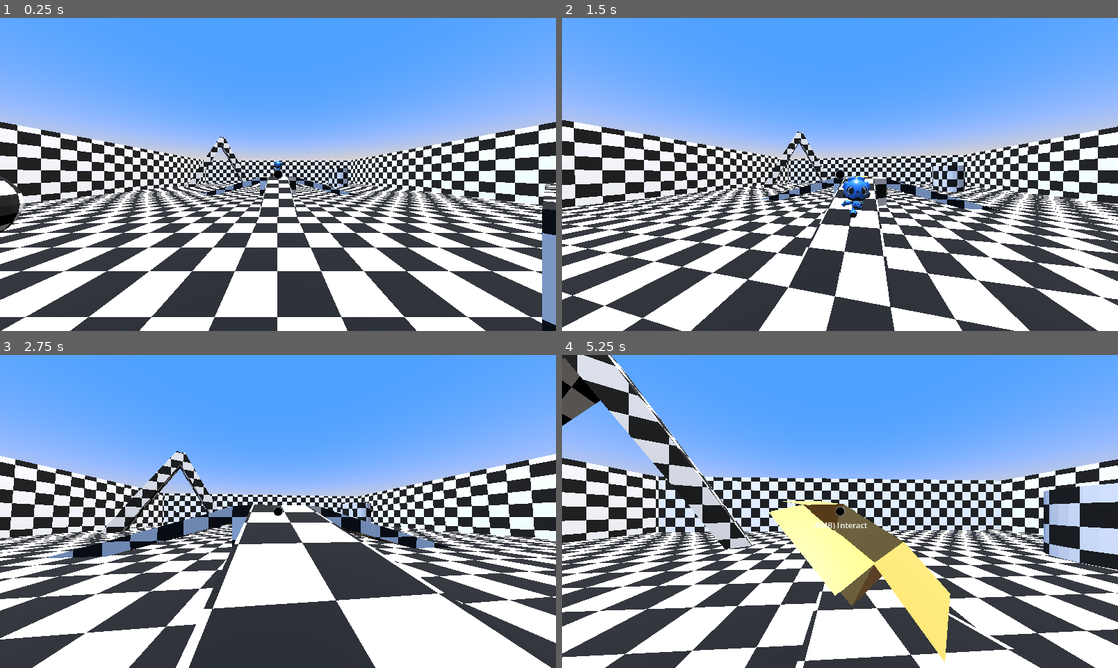
Above: before the commit, frames 1-4 (two rows, left to right).
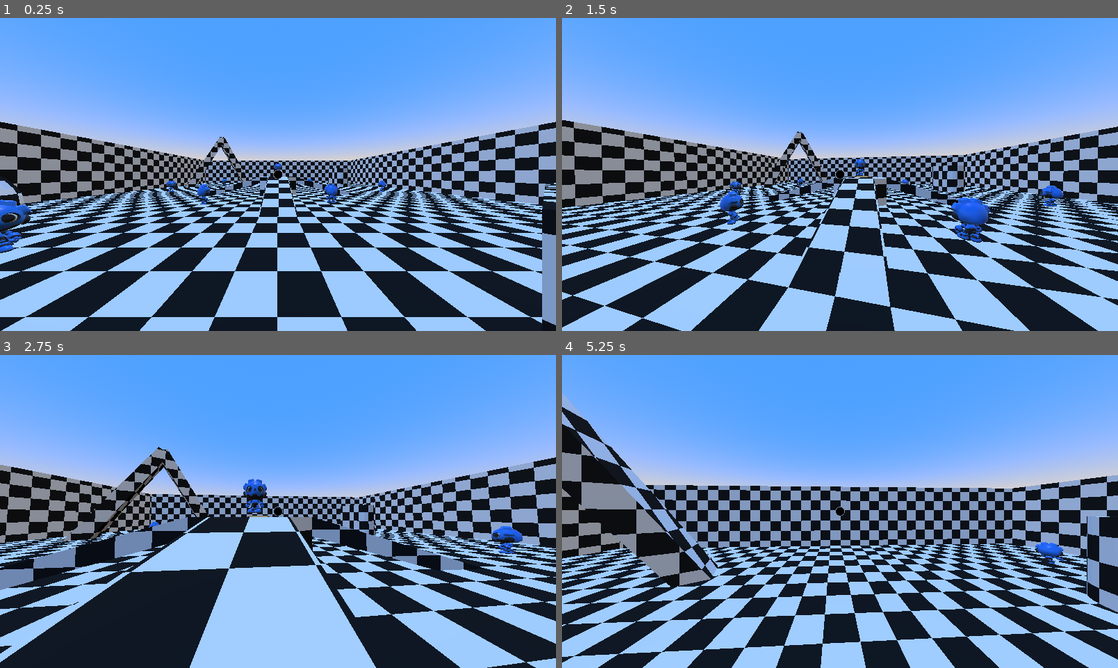
Above: after the commit, the same moments.

Repository: apet2929/brackeys-jam-16
Game: Godot game, scene res://scenes/pathing_test.tscn
The game is run twice, just before and just after one commit, with the same random seed, the same clock (stepped at 60 frames per second) and the same inputs. This scene is started directly instead of the project's main scene.
Inputs (mouse positions are in pixels of both pictures, inside the frame that each line leads up to):
- Up to frame 1 (0.25 s): no input
- Up to frame 2 (1.5 s): tap Enter (ui_accept) at 0.5 s; move the mouse to (867, 174) at 0.52 s; hold Ctrl (crouch) 0.53-1.28 s; hold W (forward) from 0.53 s (still down); click (867, 174) at 0.67 s; tap Space (jump) at 0.77 s; move the mouse to (812, 174) at 1.27 s; right-click (812, 174) at 1.35 s
- Up to frame 3 (2.75 s): keep holding W (forward); tap Space (jump) at 1.52 s; move the mouse to (289, 505) at 2.02 s; hold Ctrl (crouch) from 2.03 s (still down)
- Up to frame 4 (5.25 s): keep holding W (forward); move the mouse to (834, 517) at 2.77 s; release Ctrl (crouch) at 2.78 s; right-click (834, 517) at 2.85 s; click (834, 517) at 2.92 s; tap Space (jump) at 3.02, 3.77, 4.52 s; move the mouse to (878, 514) at 3.52 s; hold Ctrl (crouch) 3.53-4.28 s; move the mouse to (795, 508) at 4.27 s; right-click (795, 508) at 4.35 s; move the mouse to (845, 511) at 5.02 s; hold Ctrl (crouch) from 5.03 s (still down); click (845, 511) at 5.17 s

The runs differ from the first frame. In frame 1, 51% of the frame differs, in the area x 0-100%, y 34-100%; in frame 2, 51%; in frame 3, 57%; in frame 4, 62%, in the area x 0-100%, y 0-100%.

Commit message:
NPC navigation to randomized paths with avoidance

Diff:
--- a/scenes/npc.tscn
+++ b/scenes/npc.tscn
@@ -6,7 +6,7 @@
 
 [sub_resource type="CapsuleShape3D" id="CapsuleShape3D_5y2tm"]
 radius = 0.5595703
-height = 1.6956482
+height = 1.7
 
 [sub_resource type="CapsuleShape3D" id="CapsuleShape3D_ydmyw"]
 radius = 0.61035156
@@ -23,6 +23,9 @@
 transform = Transform3D(-1, 0, -8.742278e-08, 0, 1, 0, 8.742278e-08, 0, -1, 0, -0.014291406, 0)
 
 [node name="NavigationAgent3D" type="NavigationAgent3D" parent="." unique_id=201853479]
+avoidance_enabled = true
+height = 1.7
+radius = 0.7
 
 [node name="Area3D" type="Area3D" parent="." unique_id=620865454]
 script = ExtResource("3_rv78h")
--- a/scenes/pathing_test.tscn
+++ b/scenes/pathing_test.tscn
@@ -21,15 +21,6 @@
 auto_exposure_scale = 18.24
 auto_exposure_speed = 15.27
 dof_blur_far_distance = 0.83
-
-[sub_resource type="StandardMaterial3D" id="StandardMaterial3D_3g4x6"]
-albedo_color = Color(0.49639726, 0.29867688, 0.26607123, 1)
-
-[sub_resource type="PlaneMesh" id="PlaneMesh_eyqwb"]
-material = SubResource("StandardMaterial3D_3g4x6")
-size = Vector2(1000, 1000)
-
-[sub_resource type="WorldBoundaryShape3D" id="WorldBoundaryShape3D_ub0t1"]
 
 [sub_resource type="NavigationMesh" id="NavigationMesh_810np"]
 vertices = PackedVector3Array(-20.5809, 3.5729465, -20.6924, -20.3309, 3.5729465, -20.1924, 20.1691, 3.5729465, -20.442 …(4488 unchanged characters)…
@@ -62,17 +53,8 @@
 
 [node name="OmniLight3D" type="OmniLight3D" parent="." unique_id=744557737]
 transform = Transform3D(1, 0, 0, 0, 1, 0, 0, 0, 1, 0, 61.34642, -3.6503634)
-light_energy = 100.0
+light_energy = 10.0
 omni_range = 4096.0
-
-[node name="Floor" type="StaticBody3D" parent="." unique_id=709157909]
-transform = Transform3D(1, 0, 0, 0, 1, 0, 0, 0, 1, 0, -2.9540238, 0)
-
-[node name="Floor" type="MeshInstance3D" parent="Floor" unique_id=2112700789]
-mesh = SubResource("PlaneMesh_eyqwb")
-
-[node name="CollisionShape3D" type="CollisionShape3D" parent="Floor" unique_id=1811273550]
-shape = SubResource("WorldBoundaryShape3D_ub0t1")
 
 [node name="NavigationRegion3D" type="NavigationRegion3D" parent="." unique_id=1611168977]
 navigation_mesh = SubResource("NavigationMesh_810np")
@@ -81,4 +63,59 @@
 transform = Transform3D(1, 0, 0, 0, 1, 0, 0, 0, 1, 0, -2.7025537, 0)
 
 [node name="npc" parent="." unique_id=2075161850 instance=ExtResource("4_a0phv")]
+transform = Transform3D(-1, 0, -8.742278e-08, 0, 1, 0, 8.742278e-08, 0, -1, 0, -0.5584538, 0)
 speed = 5
+nav_group_name = "nav_group_1"
+
+[node name="npc2" parent="." unique_id=917795992 instance=ExtResource("4_a0phv")]
+transform = Transform3D(-0.63916266, 0, -0.76907164, 0, 1, 0, 0.76907164, 0, -0.63916266, -13.056808, -2.5638976, 0)
+speed = 5
+nav_group_name = "nav_group_1"
+
+[node name="npc3" parent="." unique_id=395369435 instance=ExtResource("4_a0phv")]
+transform = Transform3D(-0.9353352, 0, 0.35376275, 0, 1, 0, -0.35376275, 0, -0.9353352, -9.591292, -2.5638976, -7.5988407)
+speed = 5
+nav_group_name = "nav_group_1"
+
+[node name="npc4" parent="." unique_id=572469394 instance=ExtResource("4_a0phv")]
+transform = Transform3D(0.863735, 0, 0.5039462, 0, 1, 0, -0.5039462, 0, 0.863735, 12.760259, -2.5638976, 0)
+speed = 5
+nav_group_name = "nav_group_1"
+
+[node name="npc5" parent="." unique_id=1343074941 instance=ExtResource("4_a0phv")]
+transform = Transform3D(0.8558364, 0, -0.51724666, 0, 1, 0, 0.51724666, 0, 0.8558364, -5.3361063, -2.5638976, 6.660204)
+speed = 5
+nav_group_name = "nav_group_1"
+
+[node name="npc6" parent="." unique_id=1073429798 instance=ExtResource("4_a0phv")]
+transform = Transform3D(0.999576, 0, -0.029119164, 0, 1, 0, 0.029119164, 0, 0.999576, 3.9465466, -2.5638976, 6.3275394)
+speed = 5
+nav_group_name = "nav_group_1"
+
+[node name="npc7" parent="." unique_id=13839272 instance=ExtResource("4_a0phv")]
+transform = Transform3D(-0.9758243, 0, -0.2185565, 0, 1, 0, 0.2185565, 0, -0.9758243, 5.6871934, -2.5638967, -7.914255)
+speed = 5
+nav_group_name = "nav_group_1"
+
+[node name="npc8" parent="." unique_id=821483034 instance=ExtResource("4_a0phv")]
+transform = Transform3D(-0.83088654, 0, -0.5564419, 0, 1, 0, 0.5564419, 0, -0.83088654, -2.9630713, -2.5638976, -11.398418)
+speed = 5
+nav_group_name = "nav_group_1"
+
+[node name="npc9" parent="." unique_id=171674775 instance=ExtResource("4_a0phv")]
+transform = Transform3D(-0.46567938, 0, -0.8849535, 0, 1, 0, 0.8849535, 0, -0.46567938, -7.656568, -2.5638957, 12.559067)
+speed = 5
+nav_group_name = "nav_group_1"
+
+[node name="navigation_markers" type="Node3D" parent="." unique_id=1089483828]
+
+[node name="Marker3D" type="Marker3D" parent="navigation_markers" unique_id=1542613491 groups=["nav_group_1"]]
+
+[node name="Marker3D2" type="Marker3D" parent="navigation_markers" unique_id=341060857 groups=["nav_group_1"]]
+transform = Transform3D(1, 0, 0, 0, 1, 0, 0, 0, 1, 11.537161, -1.9755905, 14.160326)
+
+[node name="Marker3D3" type="Marker3D" parent="navigation_markers" unique_id=1064947708 groups=["nav_group_1"]]
+transform = Transform3D(1, 0, 0, 0, 1, 0, 0, 0, 1, -14.307862, -2.0592697, -14.439914)
+
+[node name="Marker3D4" type="Marker3D" parent="navigation_markers" unique_id=646811397 groups=["nav_group_1"]]
+transform = Transform3D(1, 0, 0, 0, 1, 0, 0, 0, 1, 16.337206, -1.9884126, -15.531053)
--- a/scripts/npc_movement.gd
+++ b/scripts/npc_movement.gd
@@ -2,34 +2,79 @@
 
 @export var acceleration = 10
 @export var speed = 2
+@export var nav_group_name: String
 
 @onready var nav_agent = $NavigationAgent3D
 @onready var player = %Player
 @onready var skin = $GobotSkin2
 
-var done = false
 var colliding_player = null
+# State list:
+# 0 = idle
+# 1 = moving
+# 2 = victory pose
+var state = 0
+
+var positions: Array
+var current_position: Marker3D
 
 func _ready():
 	skin.set_move_speed(speed)
-	skin.idle()
+	nav_agent.avoidance_enabled = true
+	nav_agent.velocity_computed.connect(_on_velocity_computed)
 
-func _process(delta: float) -> void:
-	if !done:
-		# aim at player for now
-		nav_agent.target_position = player.global_position
+	_get_positions()
+	_get_next_position()
 
-		var direction = nav_agent.get_next_path_position() - global_position
+	# idle for 3 seconds before starting to move
+	await get_tree().create_timer(3.0).timeout
+	state = 1
+
+func _physics_process(delta: float) -> void:
+	if state == 0:
+		nav_agent.velocity = Vector3.ZERO
+		skin.idle()
+
+	elif state == 1:
+		skin.move()
+		if global_position.distance_to(current_position.position) < 2:
+			_get_next_position()
+		nav_agent.target_position = current_position.global_position
+
+		var next_pos = nav_agent.get_next_path_position()
+		var direction = next_pos - global_position
 		direction = direction.normalized()
-		velocity = velocity.lerp(direction * speed, acceleration * delta)
+		var desired_velocity = velocity.lerp(direction * speed, acceleration * delta)
+		nav_agent.velocity = desired_velocity
 
-		look_at(nav_agent.target_position)
+		next_pos.y = global_position.y
+		if global_position.distance_to(next_pos) > 0.1:
+			var target_transform = global_transform.looking_at(next_pos, Vector3.UP)
+			global_transform.basis = global_transform.basis.slerp(target_transform.basis, 8.0 * delta)
+
 		rotation.x = 0
 		rotation.z = 0
-		skin.move()
-		move_and_slide()
 
 		if colliding_player != null:
-			done = true
-	else:
+			nav_agent.velocity = Vector3.ZERO
+			state = 2
+
+	elif state == 2:
 		skin.victory_sign()
+
+func _on_velocity_computed(safe_velocity: Vector3):
+	velocity = safe_velocity
+	move_and_slide()
+
+func _get_positions():
+	positions = get_tree().get_nodes_in_group(nav_group_name)
+	positions.shuffle()
+
+func _get_next_position():
+	current_position = positions.pop_front()
+	positions.push_back(current_position)
+	state = 0
+
+	var time_to_wait = randf_range(3.0, 10.0)
+	await get_tree().create_timer(time_to_wait).timeout
+	state = 1
